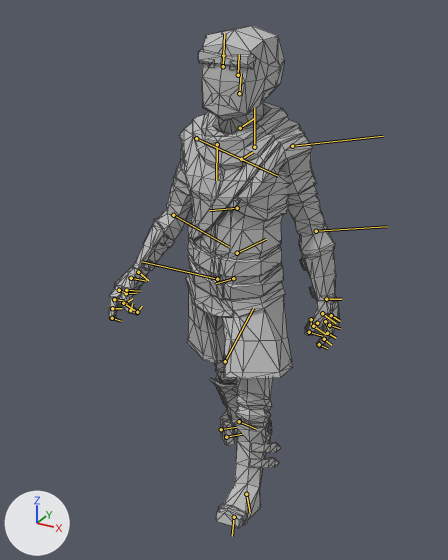
An edit to the glTF model games/depthbreaker/client/public/models/synty/depthbreaker/characters/warrior.glb, drawn before and after from the same camera.
The view is the same before and after, from a camera (50 mm lens) standing at (1.007, -1.965, 1.78) and looking at (-0.027, -0.085, 0.84). Lighting does not change. The marker at lower left points along +X, +Y and +Z. The picture after the commit comes second. Both versions are drawn at frame 19 of the action 'walk'; the numbers are the values there. The bones that change, and the others that lie on the model, are drawn over the model as lines. Mesh edges are drawn as thin lines.

Names of what the first picture shows: 'Chr_Hero_Male_01'.
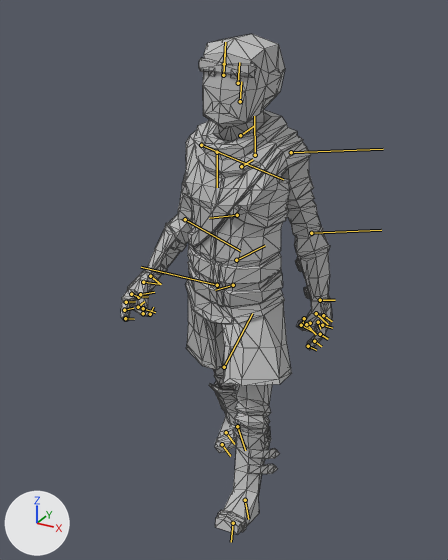
What the commit changed:
Bone 'Hips' (bone_hips) moves from (-6.1, -0.3, -2.8) to (-8.7, -0.2, -2.8).
Bone 'Clavicle_L' (bone_clavicle_l) turns from (0, 2, 2) to (0, 11, 1) degrees about its own x, y and z.
Bone 'Shoulder_L' (bone_shoulder_l) turns from (13, 12, -73) to (20, 14, -73) degrees about its own x, y and z.
Bone 'Elbow_L' (bone_elbow_l) turns from (-8, -9, -3) to (-6, -14, -1) degrees about its own x, y and z.
Bone 'Finger_01' (bone_finger_01) turns from (4, 1, -31) to (4, -3, -33) degrees about its own x, y and z.
Bone 'IndexFinger_01' (bone_indexfinger_01) turns from (0, 10, -18) to (-4, -7, -18) degrees about its own x, y and z.
Bone 'IndexFinger_02' (bone_indexfinger_02) turns from (6, -2, -2) to (-4, 0, -9) degrees about its own x, y and z.
Bone 'Thumb_01' (bone_thumb_01) turns from (-4, 12, -27) to (-3, 15, -32) degrees about its own x, y and z.
Bone 'Thumb_02' (bone_thumb_02) turns from (-4, 23, 13) to (-12, 31, -4) degrees about its own x, y and z.
Bone 'Clavicle_R' (bone_clavicle_r) turns from (0, -2, 3) to (0, 8, 3) degrees about its own x, y and z.
Bone 'Shoulder_R' (bone_shoulder_r) turns from (7, 2, -66) to (14, 4, -67) degrees about its own x, y and z.
Bone 'Elbow_R' (bone_elbow_r) turns from (-10, -31, 1) to (-8, -35, 3) degrees about its own x, y and z.
Bone 'Finger_01_1' (bone_finger_01_1) turns from (4, 1, -31) to (4, -3, -33) degrees about its own x, y and z.
Bone 'IndexFinger_01_1' (bone_indexfinger_01_1) turns from (0, 4, -15) to (-5, -12, -14) degrees about its own x, y and z.
Bone 'IndexFinger_02_1' (bone_indexfinger_02_1) turns from (6, -1, -4) to (-4, 0, -11) degrees about its own x, y and z.
Bone 'Thumb_01_1' (bone_thumb_01_1) turns from (-3, -2, -20) to (-1, 1, -26) degrees about its own x, y and z.
Bone 'Thumb_02_1' (bone_thumb_02_1) turns from (-4, 2, 14) to (-10, 12, 0) degrees about its own x, y and z.
Bone 'Ankle_R' (bone_ankle_r) turns from (-86, -14, 50) to (-150, 3, 62) degrees about its own x, y and z.
Bone 'Ball_R' (bone_ball_r) turns from (0, 0, 33) to (0, 0, 0) degrees about its own x, y and z.

Pixel boxes [x1, y1, x2, y2] of what changed, in the pictures (448 x 560 px):
'Chr_Hero_Male_01', posed (8% narrower)
    before: [109, 26, 339, 528]
    after: [121, 34, 332, 534]
bone 'Hips', root to tip
    before: (233, 278) to (216, 283)
    after: (233, 285) to (215, 290)
bone 'Clavicle_L', root to tip
    before: (254, 147) to (254, 108)
    after: (255, 155) to (254, 116)
bone 'Shoulder_L', root to tip
    before: (292, 146) to (383, 136)
    after: (291, 152) to (383, 149)
bone 'Elbow_L', root to tip
    before: (316, 231) to (387, 226)
    after: (311, 233) to (381, 230)
bone 'Finger_01', root to tip
    before: (331, 315) to (340, 321)
    after: (323, 315) to (332, 321)
bone 'IndexFinger_01', root to tip
    before: (329, 325) to (340, 328)
    after: (322, 325) to (332, 328)
bone 'IndexFinger_02', root to tip
    before: (327, 333) to (336, 338)
    after: (320, 334) to (328, 339)
bone 'Thumb_01', root to tip
    before: (322, 313) to (336, 323)
    after: (316, 313) to (328, 324)
bone 'Thumb_02', root to tip
    before: (313, 326) to (326, 334)
    after: (306, 324) to (316, 334)
bone 'Clavicle_R', root to tip
    before: (217, 144) to (216, 180)
    after: (217, 152) to (217, 187)
bone 'Shoulder_R', root to tip
    before: (196, 138) to (278, 176)
    after: (201, 145) to (283, 179)
bone 'Elbow_R', root to tip
    before: (173, 215) to (229, 247)
    after: (185, 219) to (240, 251)
bone 'Finger_01_1', root to tip
    before: (126, 293) to (136, 293)
    after: (138, 297) to (148, 296)
bone 'IndexFinger_01_1', root to tip
    before: (119, 290) to (127, 294)
    after: (131, 294) to (140, 297)
bone 'IndexFinger_02_1', root to tip
    before: (114, 299) to (123, 300)
    after: (126, 302) to (135, 301)
bone 'Thumb_01_1', root to tip
    before: (131, 278) to (146, 281)
    after: (143, 282) to (159, 284)
bone 'Thumb_02_1', root to tip
    before: (126, 290) to (140, 291)
    after: (140, 294) to (154, 292)
bone 'Ankle_R', root to tip
    before: (239, 421) to (256, 429)
    after: (237, 426) to (245, 450)
bone 'Ball_R', root to tip
    before: (221, 429) to (236, 427)
    after: (226, 432) to (234, 444)
